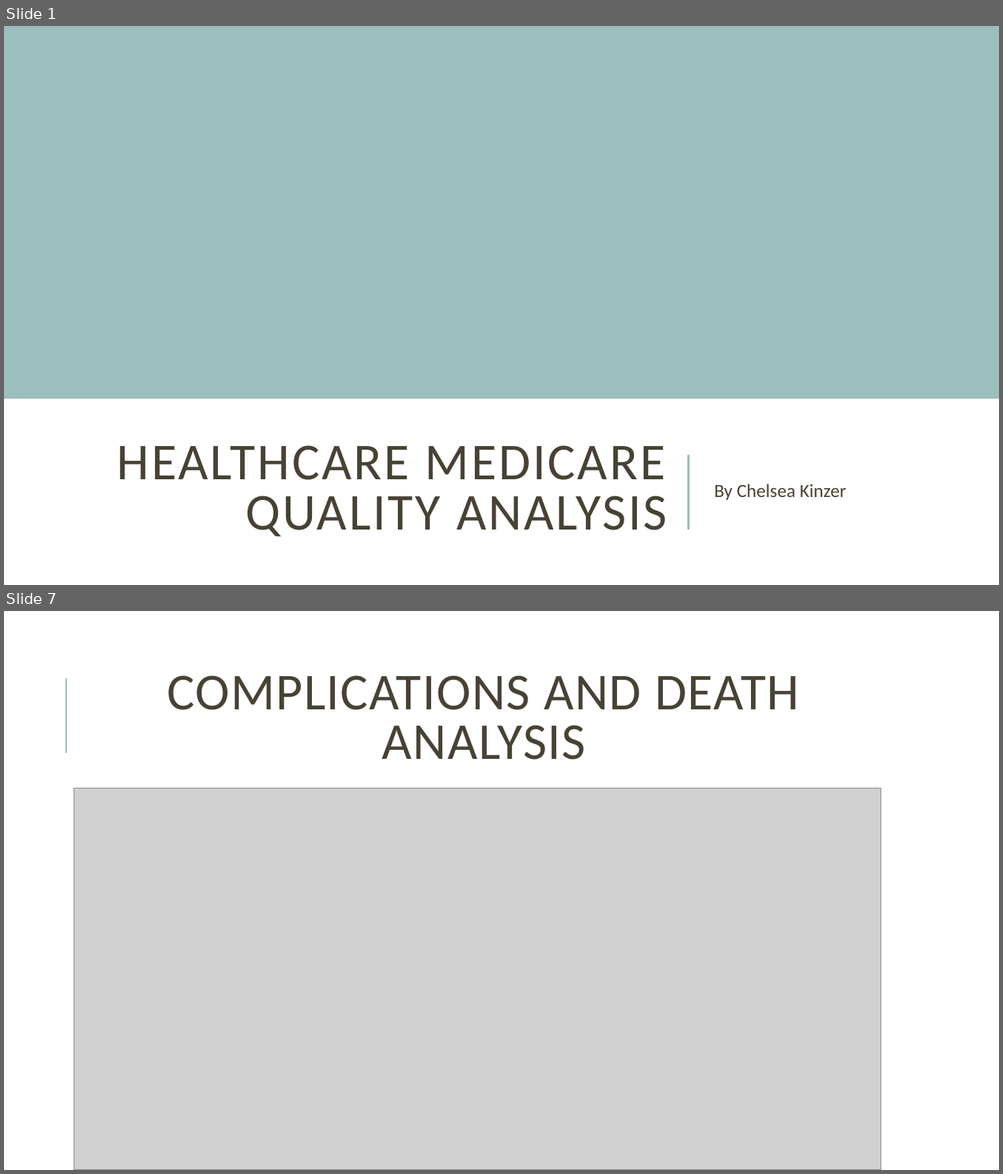
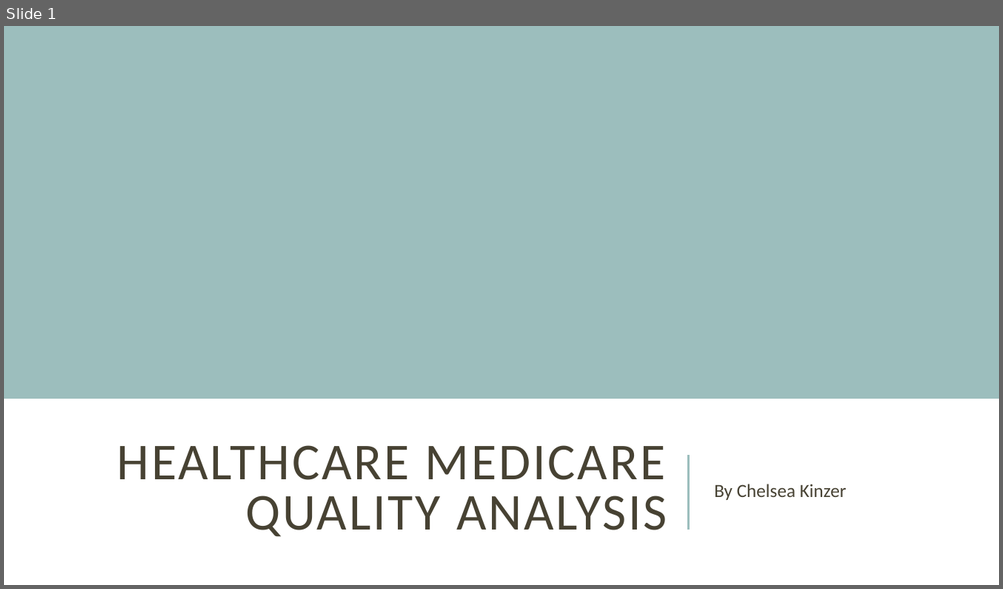
Before and after one commit to ckinzer05/healthcare-Readmission-nss-capstone-2019, a slide deck: Healthcare Medicare Quality Analysis.pptx. Shown one above the other, each under a label of ours: slides 1 and 7 before the commit, slide 1 after it; the slides between them are not shown. The pictures are 1003x1174 and 1003x589 pixels, drawn with LibreOffice and Linux fonts; fonts in the diff are those of the drawing; grey boxes stand for pictures. Boxes give left, top, right and bottom in pixels: in the first picture for what was removed or moved away, otherwise in the second. Text is boxed around its words. In the diff, an @@ line names an element or a change of style, - is before the commit and + after.

```diff
--- a/Healthcare Medicare Quality Analysis.pptx
+++ b/Healthcare Medicare Quality Analysis.pptx
@@ slide 7 removed at [4, 611, 999, 1170], background #FFFFFF @@
@@ title removed at [168, 675, 799, 760] @@
-COMPLICATIONS AND DEATH ANALYSIS
@@ line removed from (66, 753) to (66, 678) @@
@@ picture removed at [74, 789, 881, 1170] @@
```
Also in this commit, not shown: 5 slides changed, 1 slide added, 4 other slides removed, 2 other files.
